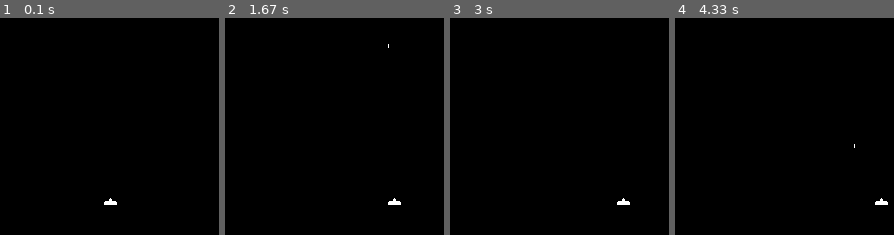
Above: before the commit, frames 1-4 (left to right).
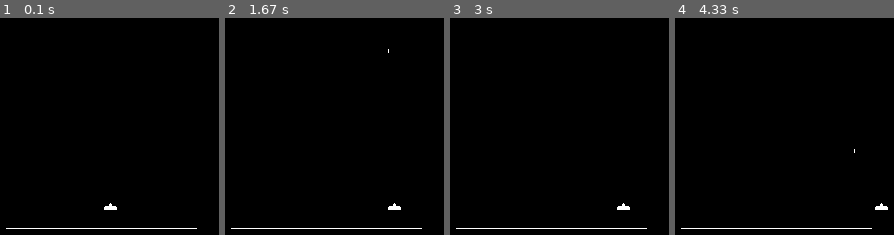
Above: after the commit, the same moments.

Repository: gunzblazincourier/space-invaders-pygame
Game: pygame game, started from spaceinvaders.py
The game is run twice, just before and just after one commit, with the same random seed, the same clock (stepped at 60 frames per second) and the same inputs.
Inputs:
- Up to frame 1 (0.1 s): no input
- Up to frame 2 (1.67 s): hold Right 0.33-0.8 s; hold Right 0.83-1.3 s; tap Space at 0.9, 1.2, 1.4 s; hold Left from 1.33 s (still down)
- Up to frame 3 (3 s): tap Space at 1.7, 1.97, 2.27, 2.4, 2.7 s; release Left at 1.87 s; hold Left 1.9-2.3 s; hold Right 2.33-2.97 s
- Up to frame 4 (4.33 s): hold Left 3-3.47 s; tap Space at 3.07, 3.37, 3.57, 3.87, 4.07 s; hold Right 3.5-3.97 s; hold Right from 4 s (still down)

The runs differ from the first frame. In frame 1, 0.6% of the frame differs, in the area x 2-90%, y 82-98%; in frame 2, 0.6%, in the area x 2-90%, y 11-98%; in frame 3, 0.6%; in frame 4, 0.6%.

Commit message:
Draw one line at bottom of window; adjust player's position

Diff:
--- a/spaceinvaders.py
+++ b/spaceinvaders.py
@@ -15,8 +15,8 @@
 spritesheet = pygame.image.load('sheet.png').convert()
 player = pygame.Surface((PLAYER_WIDTH, PLAYER_HEIGHT)).convert()
 player.blit(spritesheet, (0, 0), (3, 49, PLAYER_WIDTH, PLAYER_HEIGHT))
-player_position = pygame.Vector2(128, 180)
-gun_position = pygame.Vector2(134, 180)
+player_position = pygame.Vector2(128, 185)
+gun_position = pygame.Vector2(134, 185)
 
 bullet = pygame.Surface((BULLET_WIDTH, BULLET_HEIGHT)).convert()
 bullet.blit(spritesheet, (0, 0), (55, 53, BULLET_WIDTH, BULLET_HEIGHT))
@@ -49,7 +49,7 @@
     SCREEN.fill((0, 0, 0))
     SCREEN.blit(player, (player_position.x, player_position.y))
     SCREEN.blit(bullet, (bullet_position.x, bullet_position.y))
-    #pygame.draw.line(SCREEN, (255, 255, 255), (0, 100), (1000, 100))
+    pygame.draw.line(SCREEN, (255, 255, 255), (30, 210), (220, 210))
     pygame.display.flip()
 
 pygame.quit()
